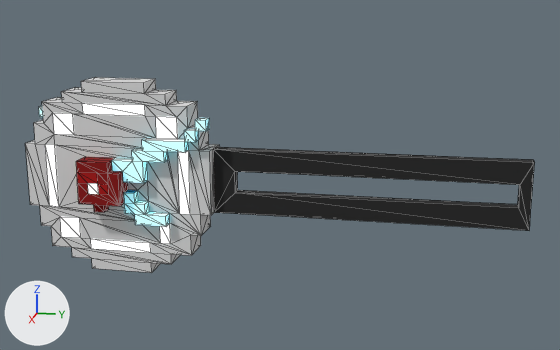
Renders of the glTF model public/buildings/smallSign/mechaCafeSign.glb from each side of a commit.
Both versions are drawn from a camera (50 mm lens) standing at (9.46, -0.85, 11.85) and looking at (2.71, -2.2, 10.17). Arrows for +X, +Y and +Z are at lower left; the lights stay in place. Mesh edges are drawn as thin lines. Where no turn or scale is listed for an object, it has been applied to the vertices. Vertices at the same position are counted once.

The older version as bpy lines, for what is in view:
```python
me_objobject = bpy.data.meshes.new('ObjObject')
me_objobject.from_pydata(...)  # 319 vertices, 642 faces; spans x 2.4..3.1, y -4.6..0.0, z 9.2..11.0
# faces by material slot: [435, 37, 170]
me_objobject.materials.append(mat_palette)  # picture img_mecha_cafe_sign
me_objobject.materials.append(mat_putih)  # white #ffffff
me_objobject.materials.append(mat_biru)  # white #ffffff
ob_objobject = bpy.data.objects.new('ObjObject', me_objobject)
ob_objobject.location = (0.0, 0.0, 0.0)
```
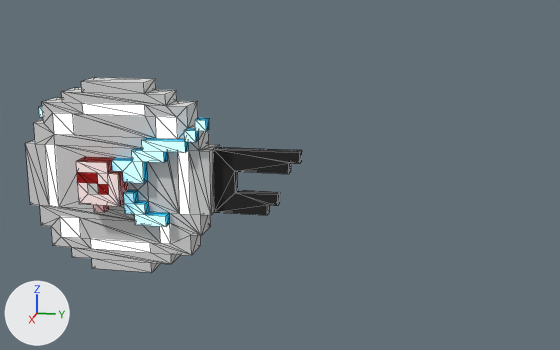
The newer file is also turned or shifted as a whole; pictures and numbers use the older file's frame.

Where the change shows, as pixel boxes [x1, y1, x2, y2] in the pictures (560 x 350 px; the box of a moved part takes in the faces that stretch with it):
```json
{"object": "ObjObject", "change": "reshaped", "before": [25, 77, 535, 273], "after": [25, 77, 302, 273], "on screen": "46% narrower"}
{"part": 1, "of": "me_objobject", "change": "moved or reshaped", "before": [214, 147, 535, 231], "after": [214, 147, 302, 215]}
{"part": 2, "of": "me_objobject", "change": "recoloured", "before": [76, 161, 120, 212], "after": [76, 161, 120, 212], "on screen": "red to white"}
{"part": 3, "of": "me_objobject", "change": "recoloured", "before": [88, 183, 99, 194], "after": [88, 183, 99, 194]}
{"part": 4, "of": "me_objobject", "change": "recoloured", "before": [40, 106, 209, 226], "after": [40, 106, 209, 226]}
```

Edits to the scene script, one JSON object a line:
```json
{"op": "add", "block": "mat_merah", "code": ["mat_merah = principled_material('merah')", "mat_merah.base_color = (1.0, 1.0, 1.0)  # white #ffffff", "mat_merah.metallic = 1.0", "mat_merah.roughness = 1.0", "mat_merah.emission_color = (0.159, 0.0, 0.00253)  # dark red #6f0008", "mat_merah.emission_strength = 1.0"]}
{"block": "me_objobject", "where": "# used by ob_objobject; location = (0.0, 0.0, 0.0)"}
{"op": "remove", "block": "me_objobject", "code": "me_objobject.from_pydata(...)  # 319 vertices, 642 faces; spans x 2.4..3.1, y -4.6..0.0, z 9.2..11.0"}
{"op": "add", "block": "me_objobject", "code": "me_objobject.from_pydata(...)  # 327 vertices, 654 faces; spans x 2.4..3.1, y -4.6..-2.0, z 9.2..11.0"}
{"block": "me_objobject", "change": "me_objobject part 1"}
{"block": "me_objobject", "change": "8 vertices are removed from x 2.7..2.8, y -0.1..0.0, z 9.8..10.4"}
{"block": "me_objobject", "change": "24 faces are deleted"}
{"block": "me_objobject", "change": "16 vertices are added at x 2.7..2.8, y -2.3..-2.0, z 9.8..10.4"}
{"block": "me_objobject", "change": "36 new faces join them, mat_palette (picture img_mecha_cafe_sign)"}
{"block": "me_objobject", "change": "me_objobject part 2: 30 faces spanning x 2.4..3.1, y -4.0..-3.4, z 9.8..10.3 switch from mat_palette (picture img_mecha_cafe_sign) to mat_merah (white #ffffff)"}
{"block": "me_objobject", "change": "me_objobject part 3: 4 faces spanning x 2.4..3.1, y -3.9..-3.5, z 10.0..10.1 switch from mat_putih (white #ffffff) to mat_palette (picture img_mecha_cafe_sign)"}
{"block": "me_objobject", "change": "me_objobject part 4: 116 faces spanning x 2.5..3.0, y -4.6..-2.8, z 9.7..10.7 switch from mat_biru (white #ffffff) to mat_palette (picture img_mecha_cafe_sign)"}
```
